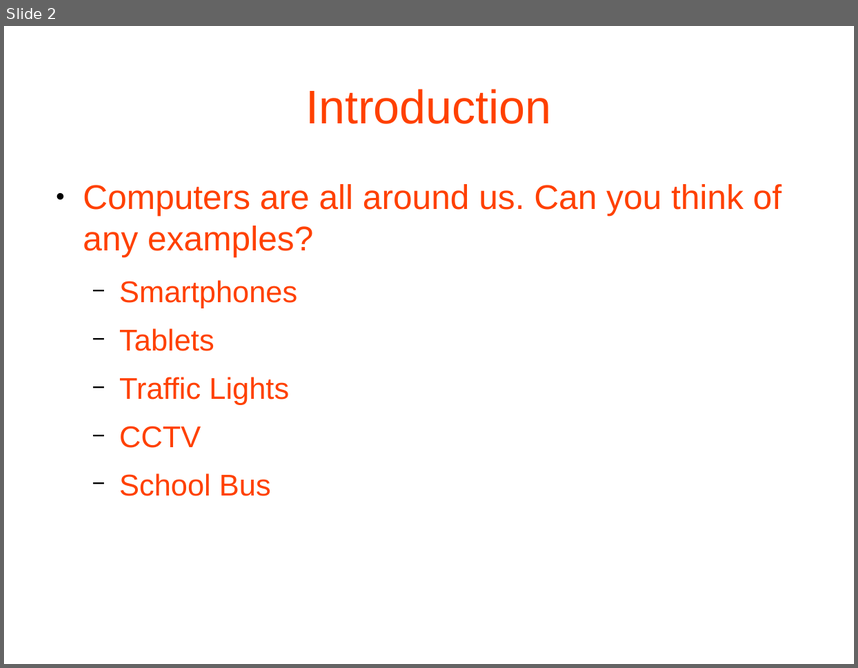
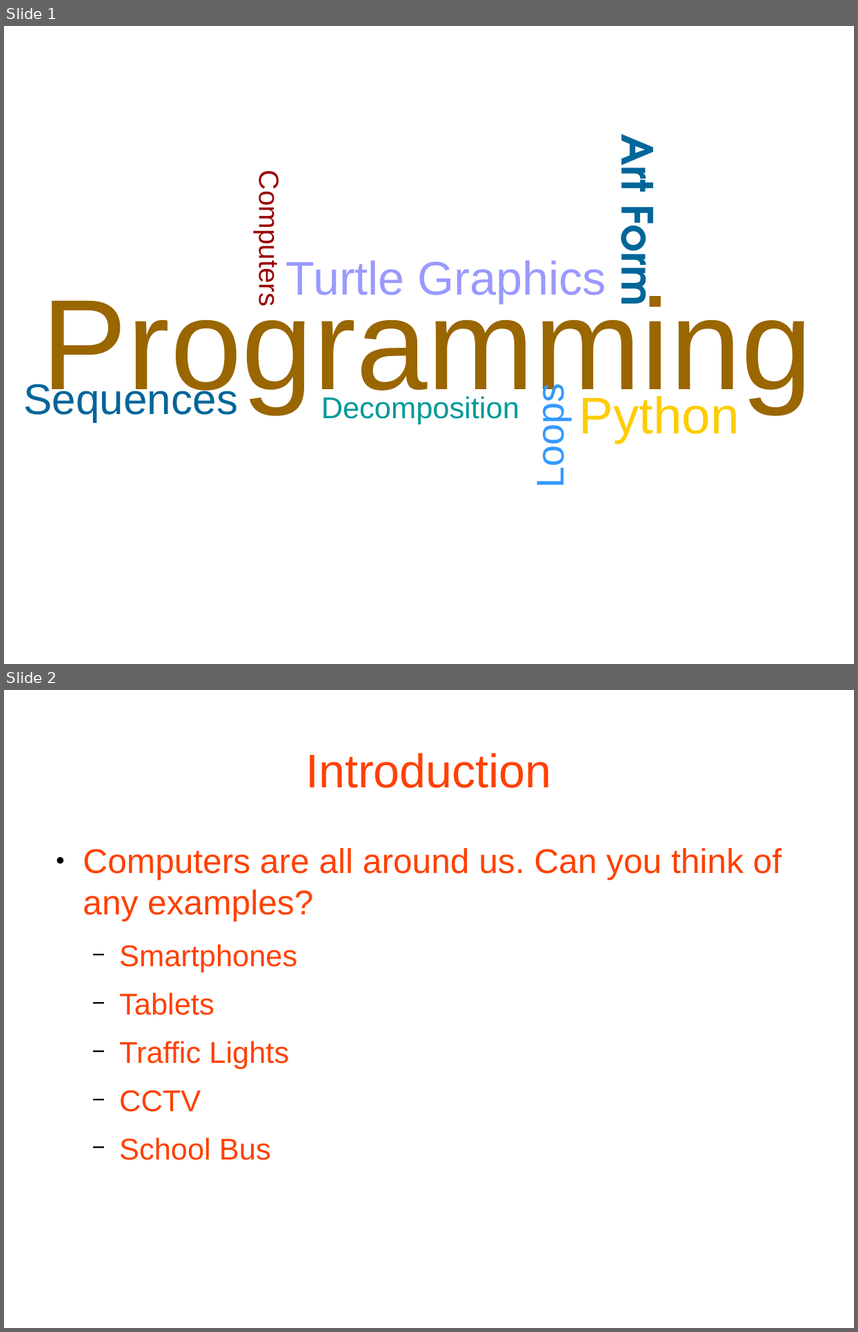
Before and after one commit to MarkGadsby/TeachingNotes, a slide deck: GeneralTextFiles/Markdown_BSC_Notes/Slides_HoneyCombe.odp. Shown one above the other, each under a label of ours: slide 2 before the commit, slides 1 and 2 after it. The pictures are 858x668 and 858x1332 pixels, drawn with LibreOffice and Linux fonts; fonts in the diff are those of the drawing; background and template pictures are left out. Boxes give left, top, right and bottom in pixels: in the first picture for what was removed or moved away, otherwise in the second. Text is boxed around its words. In the diff, an @@ line names an element or a change of style, - is before the commit and + after.

```diff
--- a/GeneralTextFiles/Markdown_BSC_Notes/Slides_HoneyCombe.odp
+++ b/GeneralTextFiles/Markdown_BSC_Notes/Slides_HoneyCombe.odp
@@ slide 1 added at <box>4,26,854,664</box>, background #FFFFFF @@
@@ text added at <box>602,139,676,303</box>, 40 pt, text #006699, bold @@
+Art Form
@@ text added at <box>253,183,284,303</box>, 26 pt, text #990000 @@
+Computers
@@ text added at <box>286,260,606,303</box>, 44 pt, text #9999FF @@
+Turtle Graphics
@@ text added at <box>42,287,813,412</box>, 120 pt, text #996600 @@
+Programming
@@ text added at <box>24,379,239,421</box>, 40 pt, text #006699 @@
+Sequences
@@ text added at <box>321,396,519,424</box>, 28 pt, text #009999 @@
+Decomposition
@@ text added at <box>529,393,572,484</box>, 36 pt, text #3399FF @@
+Loops
@@ text added at <box>579,396,740,443</box>, 48 pt, text #FFCC00 @@
+Python
```
Also in this commit, not shown: 1 slide changed, 1 slide removed.
